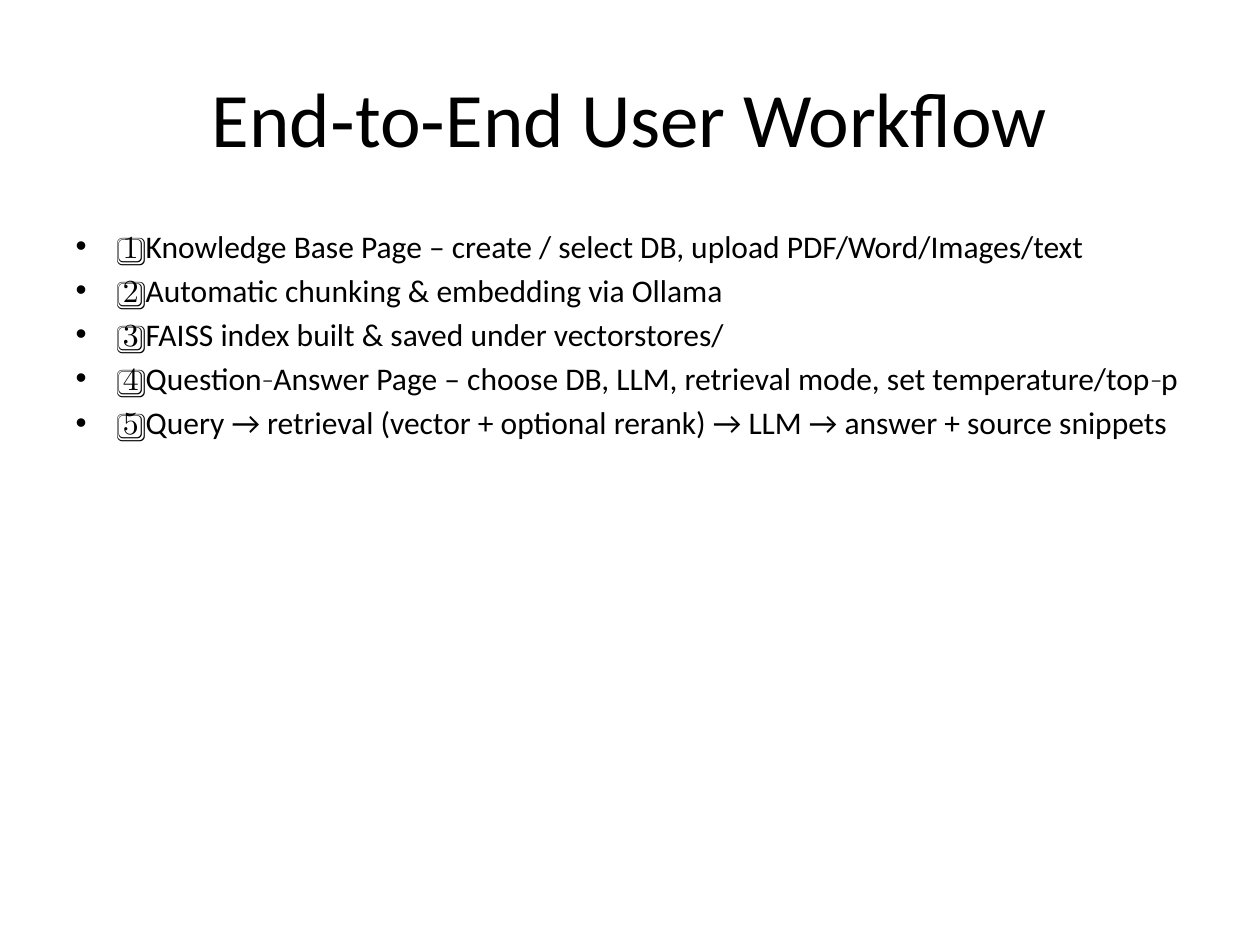
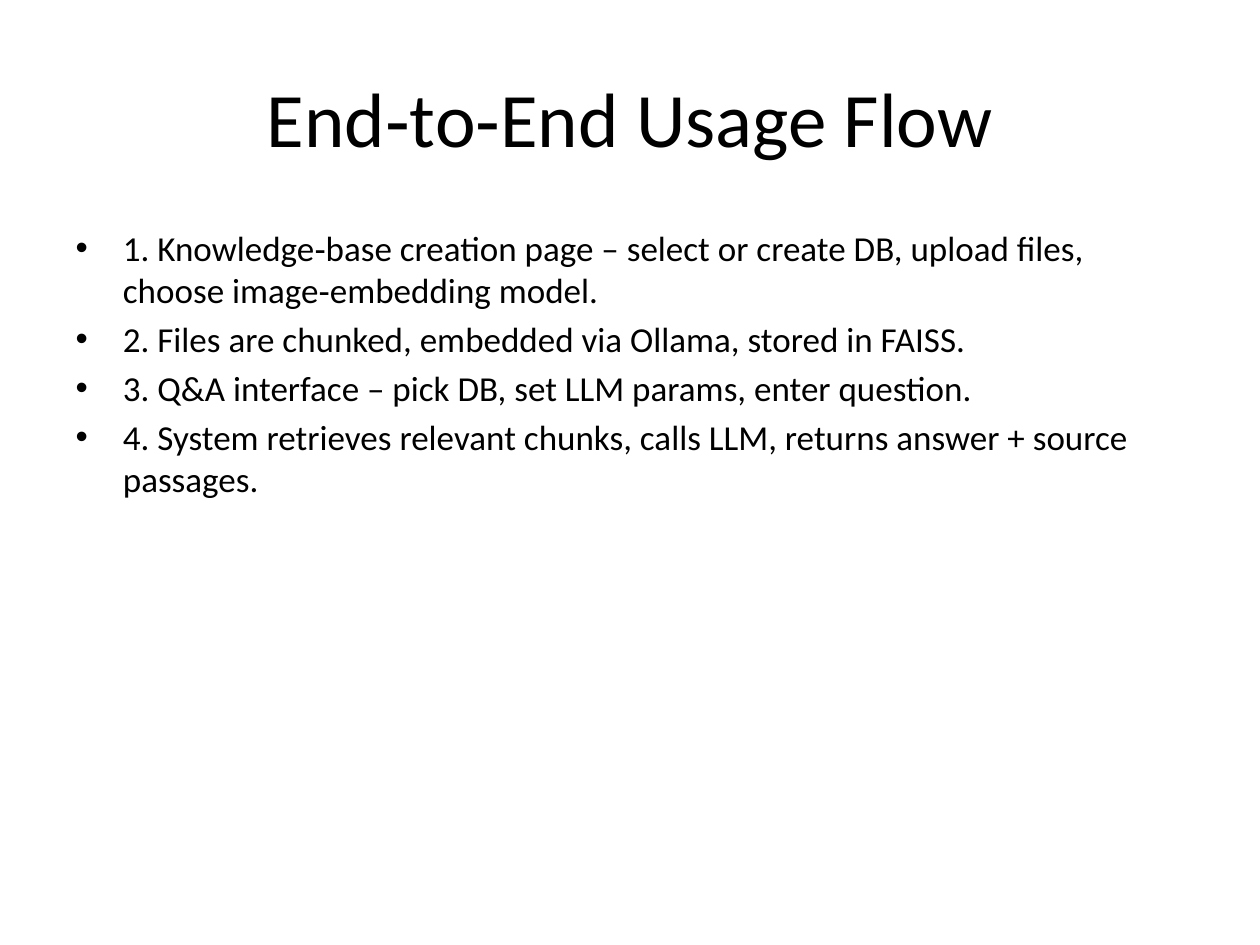
Before and after one commit to sqoojack/MCP-driven-AI-Agent, a slide deck: slide 2 of Output/LLM_report.pptx. Drawn at 1260x945 pixels with LibreOffice and Linux fonts; fonts in the diff are those of the drawing. Boxes give left, top, right and bottom in pixels: in the first picture for what was removed or moved away, otherwise in the second. Text is boxed around its words. In the diff, an @@ line names an element or a change of style, - is before the commit and + after.

```diff
--- a/Output/LLM_report.pptx
+++ b/Output/LLM_report.pptx
@@ title at [267,93,992,161]: text changed @@
-End‑to‑End User Workflow
+End‑to‑End Usage Flow
@@ text at [123,236,1128,498]: text changed; size 18 to 20 pt @@
-• 1️⃣ Knowledge Base Page – create / select DB, upload PDF/Word/Images/text
-• 2️⃣ Automatic chunking & embedding via Ollama
-• 3️⃣ FAISS index built & saved under vectorstores/
-• 4️⃣ Question‑Answer Page – choose DB, LLM, retrieval mode, set temperature/top‑p
-• 5️⃣ Query → retrieval (vector + optional rerank) → LLM → answer + source snippets
+• 1. Knowledge‑base creation page – select or create DB, upload files, choose image‑embedding model.
+• 2. Files are chunked, embedded via Ollama, stored in FAISS.
+• 3. Q&A interface – pick DB, set LLM params, enter question.
+• 4. System retrieves relevant chunks, calls LLM, returns answer + source passages.
```
Also in this commit, not shown: 3 other slides changed, 5 slides added, 3 slides removed, 4 other files.
